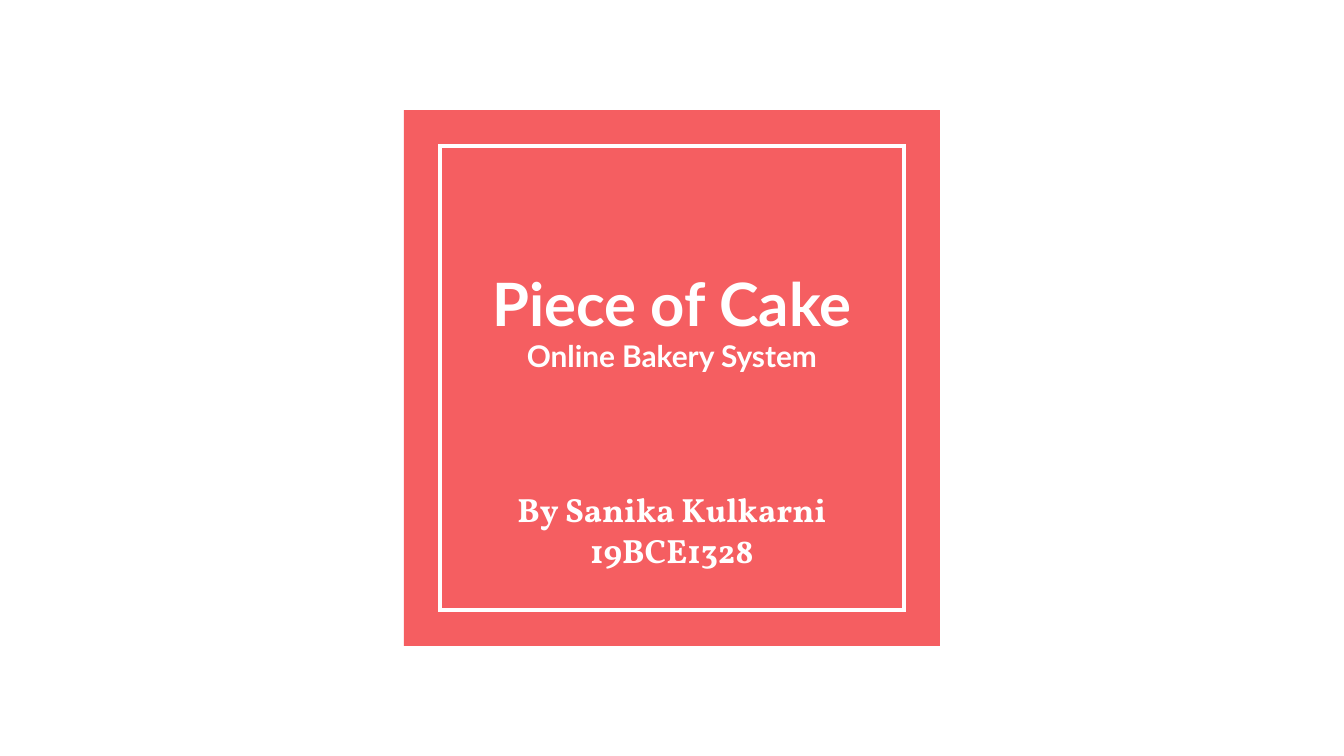
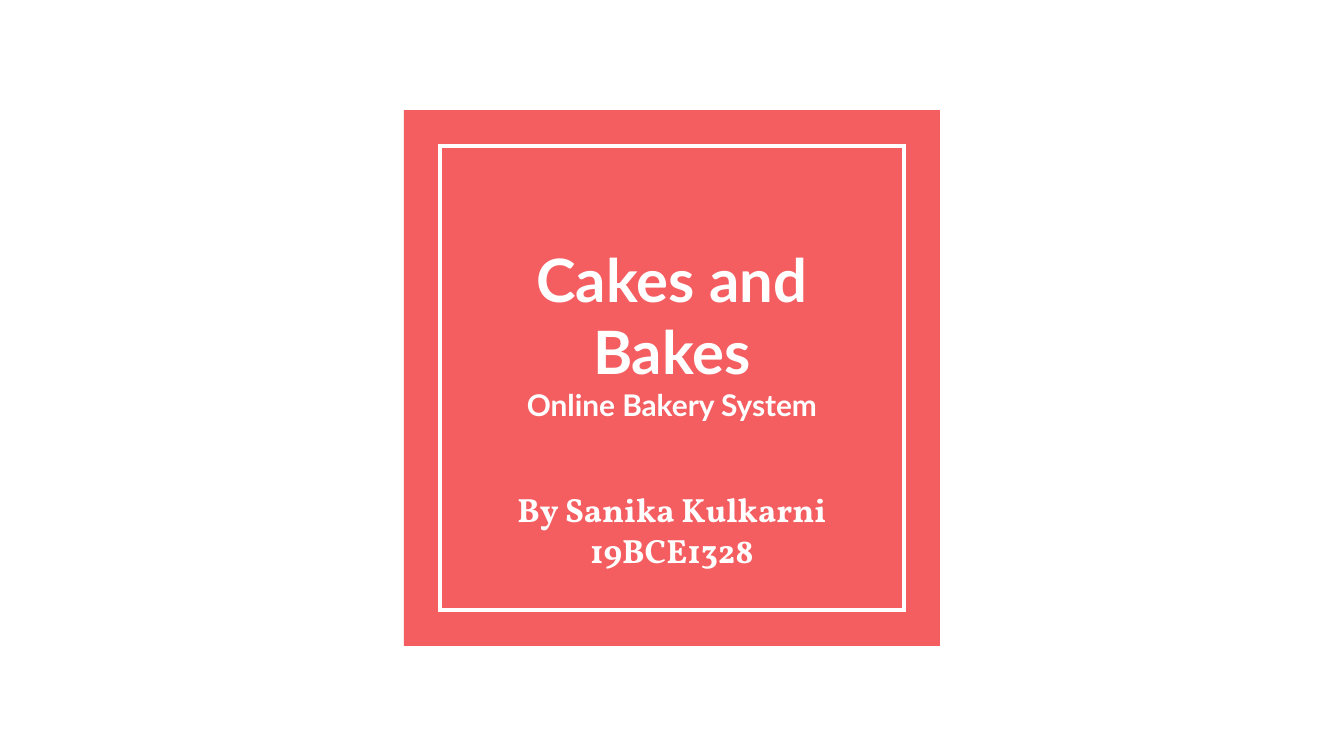
Before and after one commit to saniikakulkarni/Cakes-and-Bakes, a slide deck: slide 1 of Review 1.pptx. Drawn at 1344x756 pixels with LibreOffice and Linux fonts; fonts in the diff are those of the drawing. Boxes give left, top, right and bottom in pixels: in the first picture for what was removed or moved away, otherwise in the second. Text is boxed around its words. In the diff, an @@ line names an element or a change of style, - is before the commit and + after.

```diff
--- a/Review 1.pptx
+++ b/Review 1.pptx
@@ title at (536,257,807,375): text changed @@
-Piece of Cake
+Cakes and Bakes
```
Also in this commit, not shown: 2 other files.
